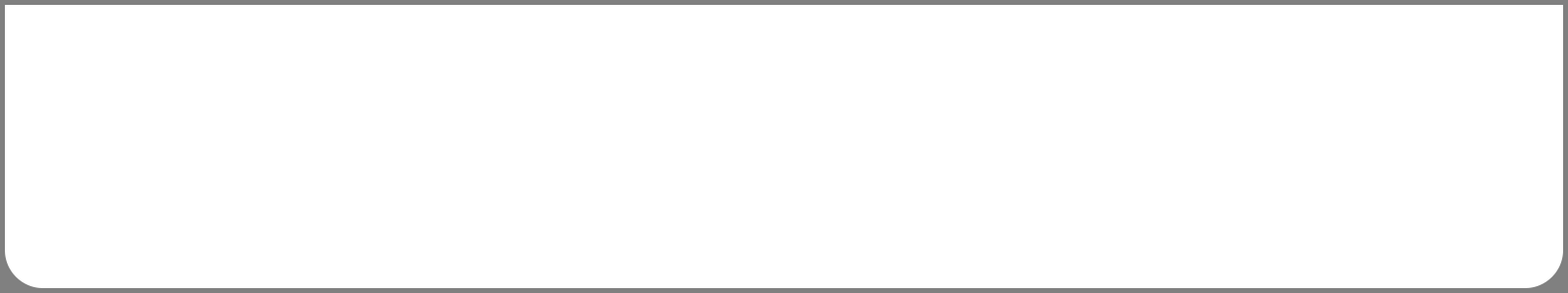
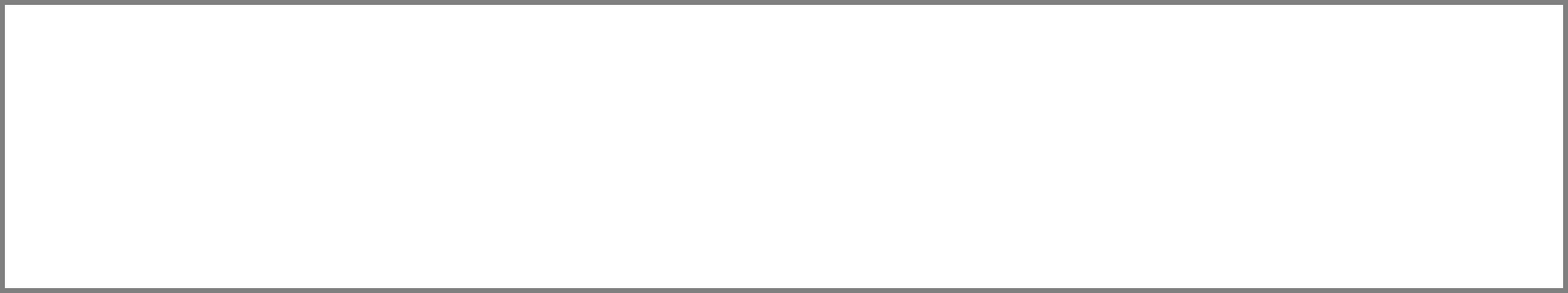
Revision of a layered w=1568, h=293 image; what changed, layer by layer:
painted on "Rectangle 1" over [4, 250, 1564, 289]
